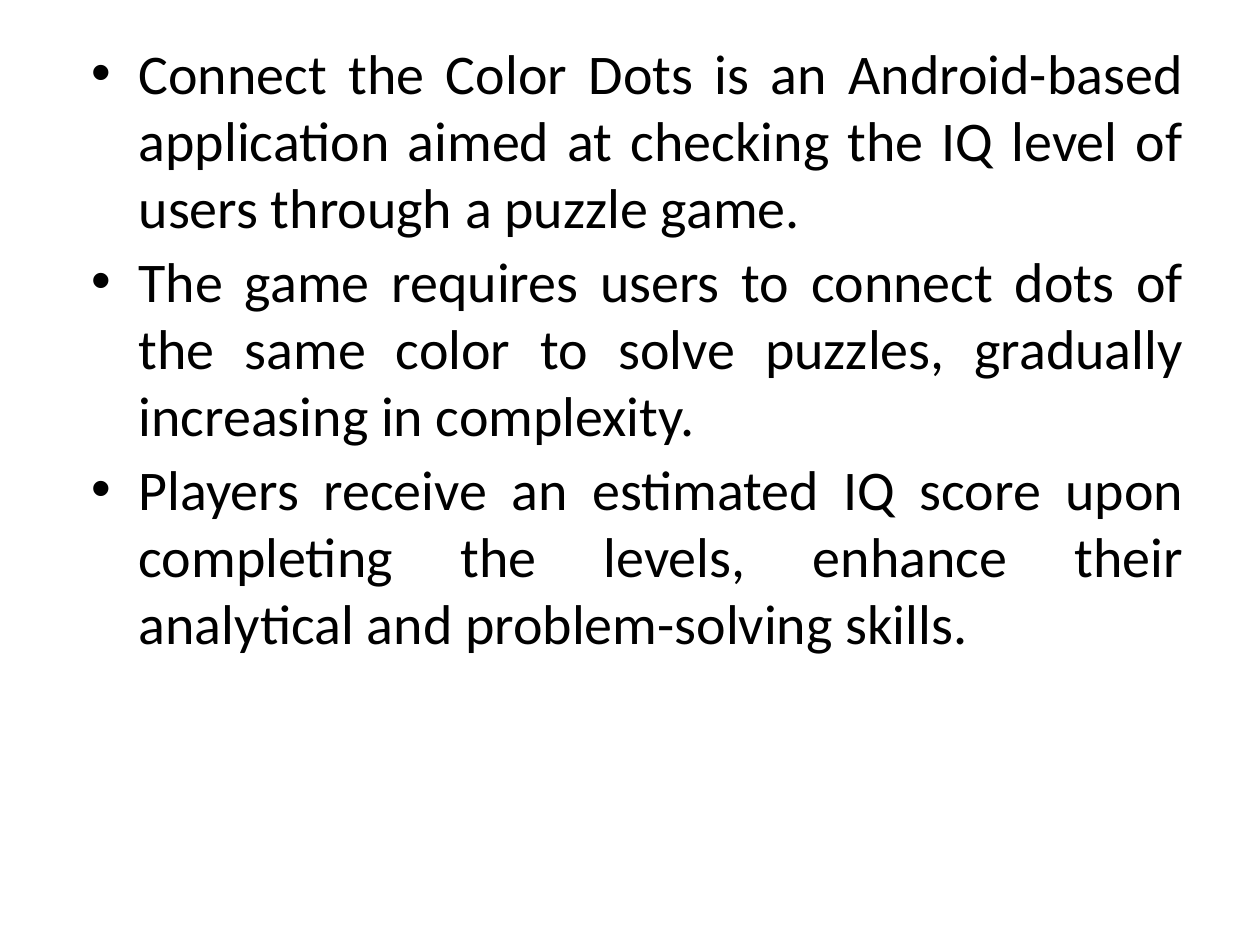
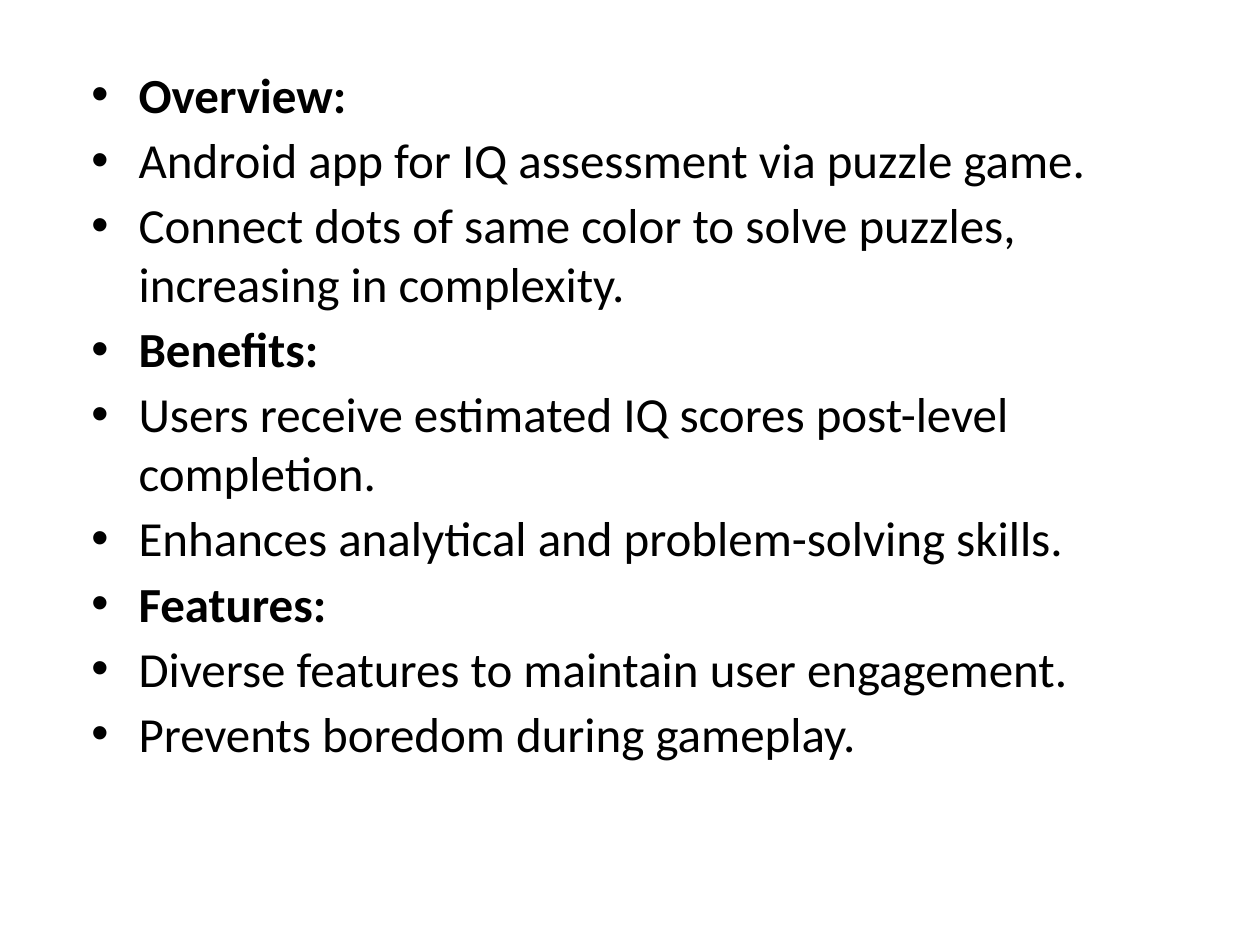
Before and after one commit to NofilUllah/FYP-All-Works, a slide deck: slide 5 of Proposal Presentation Template - 03_29409_22816_22664.pptx. Drawn at 1260x945 pixels with LibreOffice and Linux fonts; fonts in the diff are those of the drawing; background and template pictures are left out. Boxes give left, top, right and bottom in pixels: in the first picture for what was removed or moved away, otherwise in the second. Text is boxed around its words. In the diff, an @@ line names an element or a change of style, - is before the commit and + after.

```diff
--- a/Proposal Presentation Template - 03_29409_22816_22664.pptx
+++ b/Proposal Presentation Template - 03_29409_22816_22664.pptx
@@ text at box(139, 78, 1084, 761): text changed; size 32 to 28 pt @@
-• Connect the Color Dots is an Android-based application aimed at checking the IQ level of users through a puzzle game.
-• The game requires users to connect dots of the same color to solve puzzles, gradually increasing in complexity.
-• Players receive an estimated IQ score upon completing the levels, enhance their analytical and problem-solving skills.
+• Overview:
+• Android app for IQ assessment via puzzle game.
+• Connect dots of same color to solve puzzles, increasing in complexity.
+• Benefits:
+• Users receive estimated IQ scores post-level completion.
+• Enhances analytical and problem-solving skills.
+• Features:
+• Diverse features to maintain user engagement.
+• Prevents boredom during gameplay.
```
Also in this commit, not shown: 10 other slides changed, 1 slide added, 1 slide removed.
